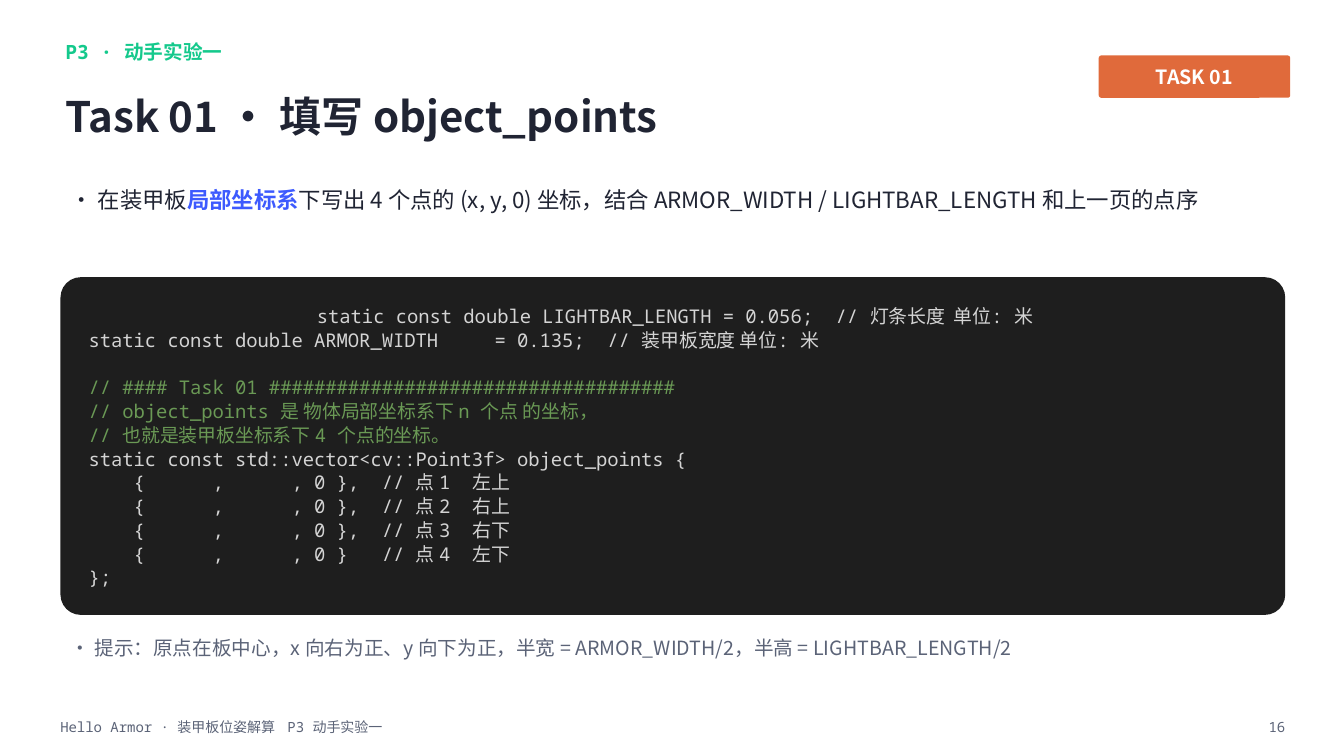
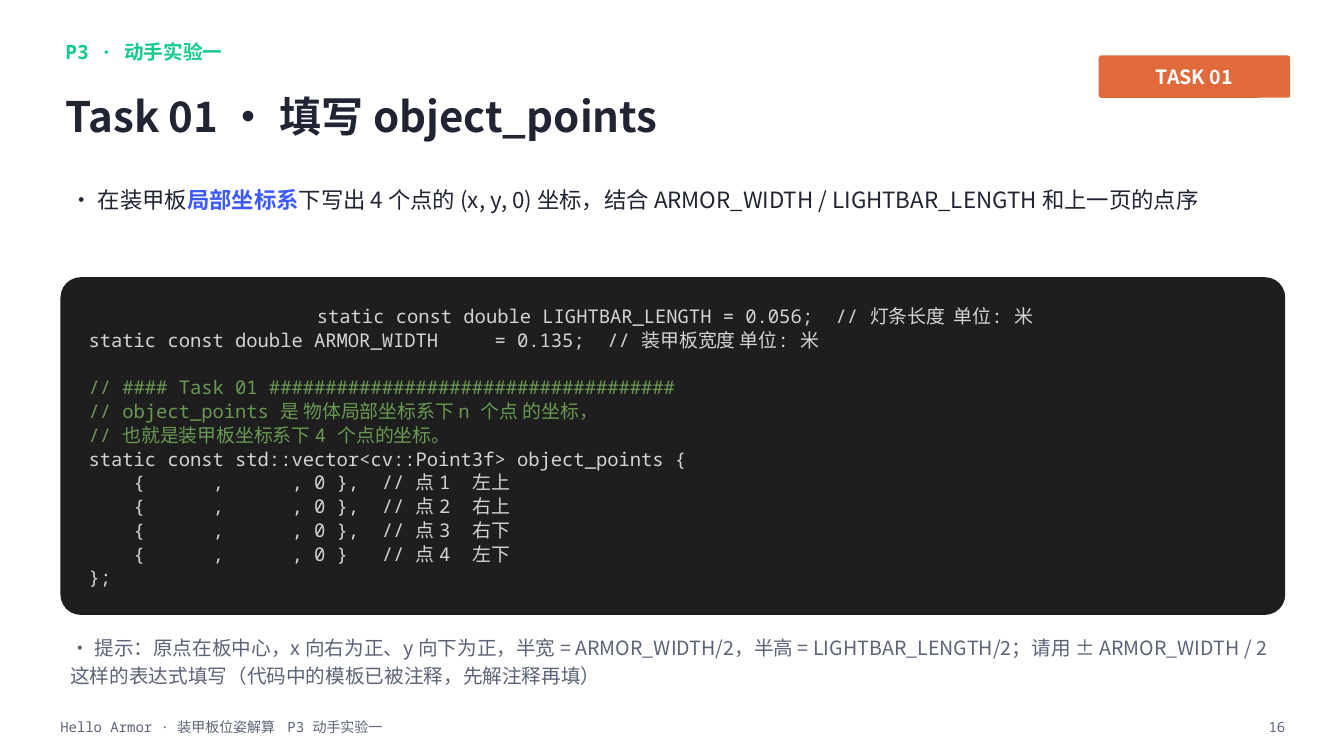
Before and after one commit to shuimu0221/class_four, a slide deck: slide 17 of Lecture4_HelloArmor_装甲板位姿解算.pptx. Drawn at 1344x756 pixels with LibreOffice and Linux fonts; fonts in the diff are those of the drawing. Boxes give left, top, right and bottom in pixels: in the first picture for what was removed or moved away, otherwise in the second. Text is boxed around its words. In the diff, an @@ line names an element or a change of style, - is before the commit and + after.

```diff
--- a/Lecture4_HelloArmor_装甲板位姿解算.pptx
+++ b/Lecture4_HelloArmor_装甲板位姿解算.pptx
@@ text at (70,638,1267,685): text changed @@
-· 提示：原点在板中心，x 向右为正、y 向下为正，半宽 = ARMOR_WIDTH/2，半高 = LIGHTBAR_LENGTH/2
+· 提示：原点在板中心，x 向右为正、y 向下为正，半宽 = ARMOR_WIDTH/2，半高 = LIGHTBAR_LENGTH/2；请用 ± ARMOR_WIDTH / 2 这样的表达式填写（代码中的模板已被注释，先解注释再填）
```
Also in this commit, not shown: 1 other slide changed, 36 other files.
